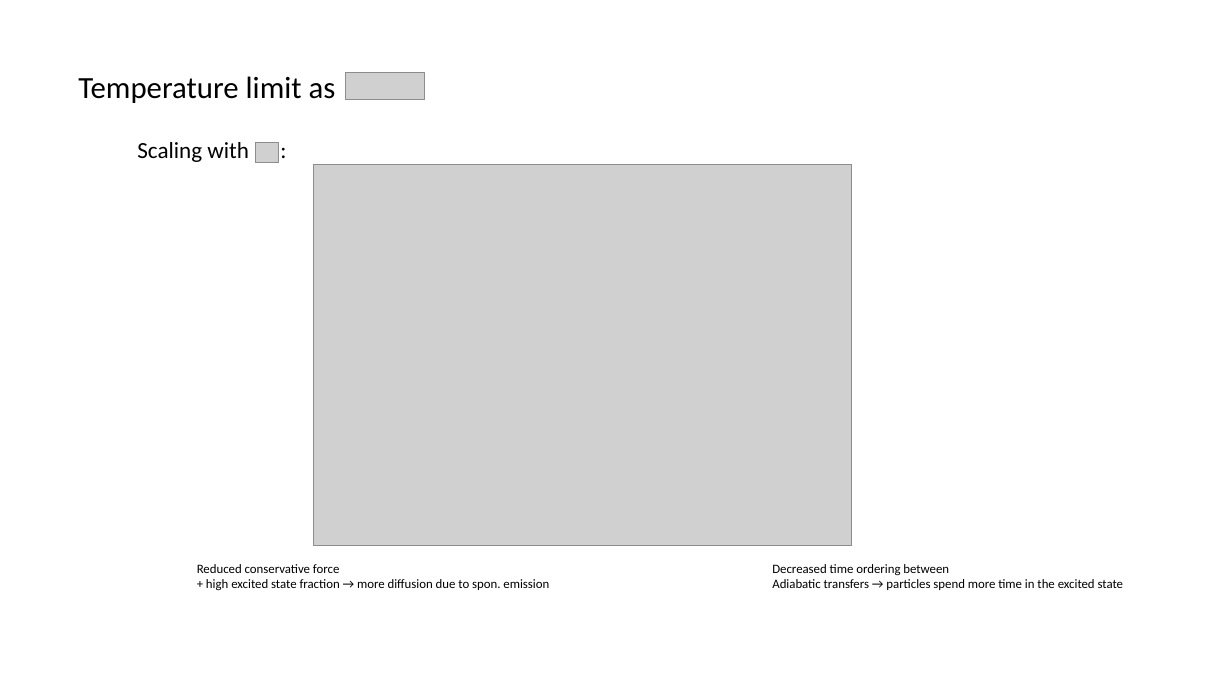
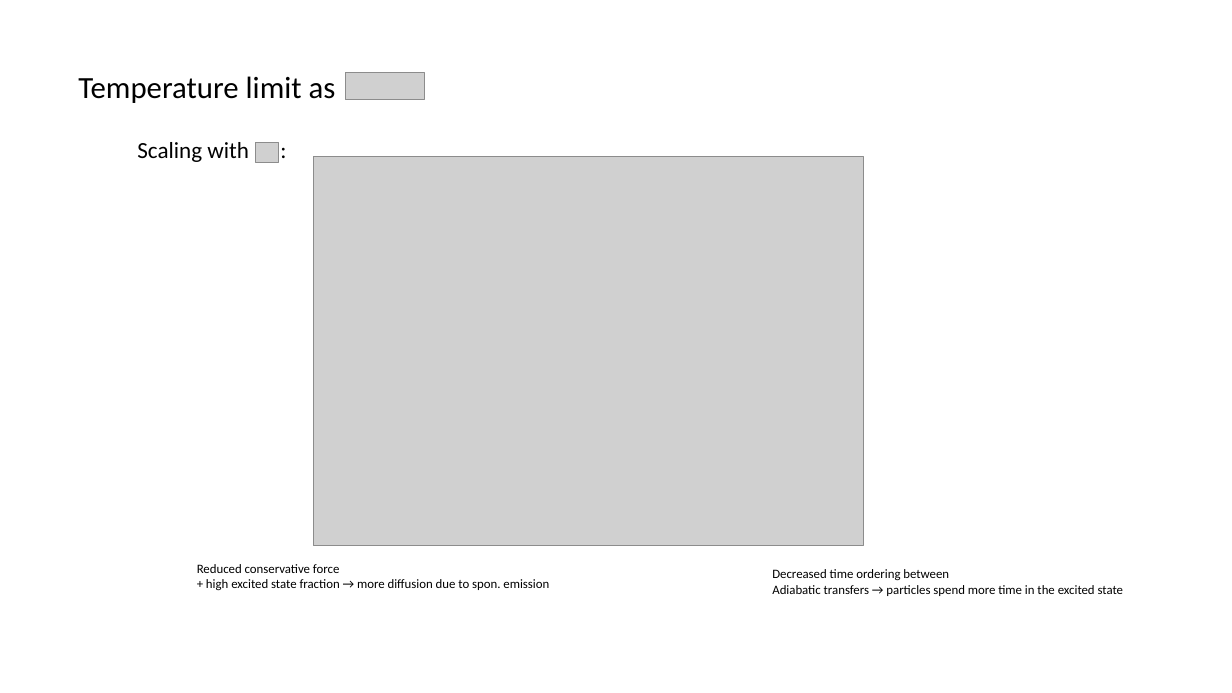
Before and after one commit to huanium/huanium, a slide deck: slide 12 of MIT PhD/ZGS/ZGS -Aug-26-2022/BUI-ZGS-Aug-26-2022.pptx. Drawn at 1232x693 pixels with LibreOffice and Linux fonts; fonts in the diff are those of the drawing; grey boxes stand for pictures. Boxes give left, top, right and bottom in pixels: in the first picture for what was removed or moved away, otherwise in the second. Text is boxed around its words. In the diff, an @@ line names an element or a change of style, - is before the commit and + after.

```diff
--- a/MIT PhD/ZGS/ZGS -Aug-26-2022/BUI-ZGS-Aug-26-2022.pptx
+++ b/MIT PhD/ZGS/ZGS -Aug-26-2022/BUI-ZGS-Aug-26-2022.pptx
@@ picture: place and size @@
-picture at (313,165,852,546)
+picture at (313,156,863,546)
@@ text "Decreased time ordering between": place and size @@
-text "Decreased time ordering between" at (772,564,1124,590)
+text "Decreased time ordering between" at (772,569,1124,596)
```
Also in this commit, not shown: 2 other slides changed, 1 slide added, 5 slides removed, 4 other files.
